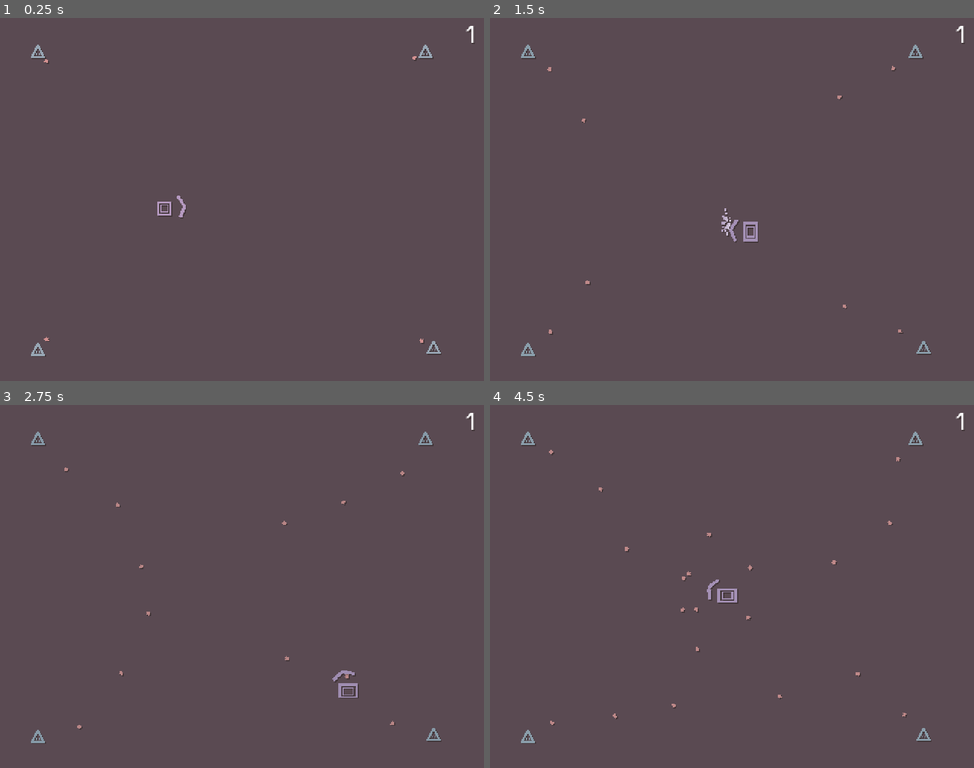
Above: before the commit, frames 1-4 (two rows, left to right).
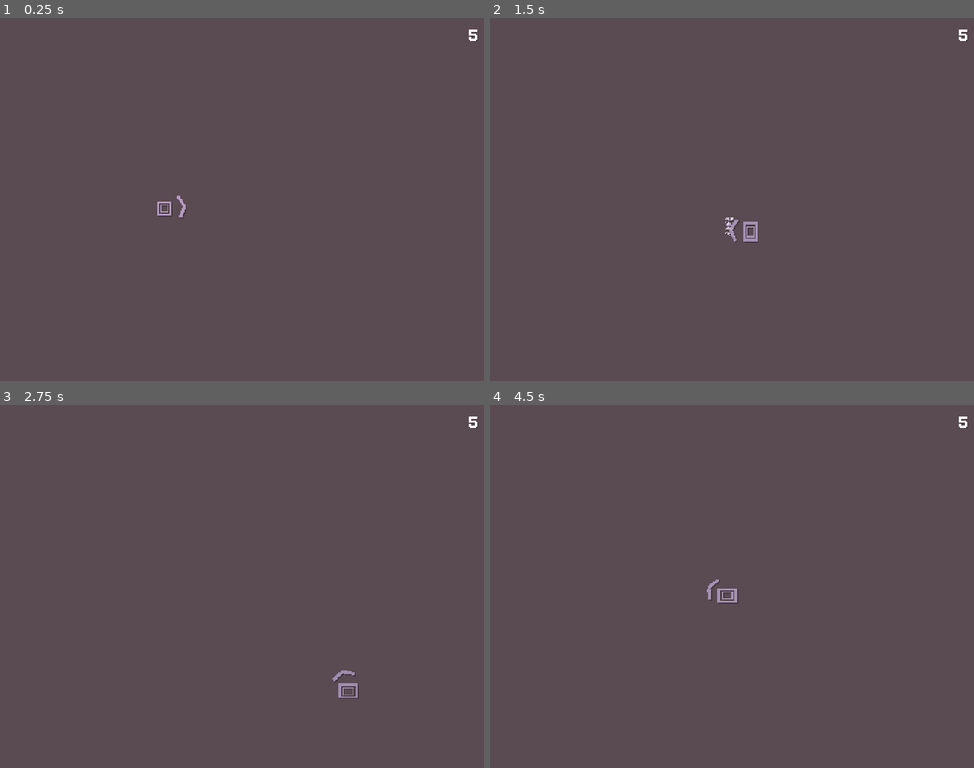
Above: after the commit, the same moments.

Repository: skibbl-dev/bisk-it-for-the-Ruscuit
Game: Godot game, scene res://scenes/game.tscn
Two runs of this game, one before a commit and one after it. Both use one fixed random seed, a clock stepped at 60 frames per second and the inputs below. This scene is started directly instead of the project's main scene. Sound files missing from this copy of the repository are replaced by a short silence.
Inputs (mouse positions are in pixels of both pictures, inside the frame that each line leads up to):
- Up to frame 1 (0.25 s): no input
- Up to frame 2 (1.5 s): move the mouse to (838, 181) at 0.52 s; hold D (right) 0.53-1.28 s; right-click (838, 181) at 0.6 s; move the mouse to (635, 217) at 1.27 s; hold S (down) from 1.28 s (still down); click (635, 217) at 1.35 s
- Up to frame 3 (2.75 s): move the mouse to (290, 506) at 2.02 s; release S (down) at 2.03 s; hold D (right) from 2.03 s (still down); right-click (290, 506) at 2.1 s
- Up to frame 4 (4.5 s): move the mouse to (707, 659) at 2.77 s; release D (right) at 2.78 s; hold W (up) 2.78-3.53 s; click (707, 659) at 2.85 s; move the mouse to (877, 640) at 3.52 s; hold A (left) from 3.53 s (still down); right-click (877, 640) at 3.6 s; move the mouse to (586, 532) at 4.27 s; click (586, 532) at 4.35 s

The runs differ from the first frame. In frame 1, 0.4% of the frame differs, in the area x 6-99%, y 2-94%; in frame 2, 0.5%; in frame 3, 0.5%; in frame 4, 0.6%.

Commit message:
slash animation + put peaberry font

Diff:
--- a/objects/Player.tscn
+++ b/objects/Player.tscn
@@ -38,6 +38,7 @@
 [sub_resource type="Animation" id="Animation_f6j3j"]
 resource_name = "attack"
 length = 0.17
+step = 0.01
 tracks/0/type = "value"
 tracks/0/imported = false
 tracks/0/enabled = true
@@ -61,6 +62,54 @@
 "transitions": PackedFloat32Array(1, 1),
 "update": 1,
 "values": [false, true]
+}
+tracks/2/type = "value"
+tracks/2/imported = false
+tracks/2/enabled = true
+tracks/2/path = NodePath("SlashParticles:emitting")
+tracks/2/interp = 1
+tracks/2/loop_wrap = true
+tracks/2/keys = {
+"times": PackedFloat32Array(0),
+"transitions": PackedFloat32Array(1),
+"update": 1,
+"values": [true]
+}
+tracks/3/type = "value"
+tracks/3/imported = false
+tracks/3/enabled = true
+tracks/3/path = NodePath("SlashParticles2:emitting")
+tracks/3/interp = 1
+tracks/3/loop_wrap = true
+tracks/3/keys = {
+"times": PackedFloat32Array(0.03),
+"transitions": PackedFloat32Array(1),
+"update": 1,
+"values": [true]
+}
+tracks/4/type = "value"
+tracks/4/imported = false
+tracks/4/enabled = true
+tracks/4/path = NodePath("SlashParticles3:emitting")
+tracks/4/interp = 1
+tracks/4/loop_wrap = true
+tracks/4/keys = {
+"times": PackedFloat32Array(0.04),
+"transitions": PackedFloat32Array(1),
+"update": 1,
+"values": [true]
+}
+tracks/5/type = "value"
+tracks/5/imported = false
+tracks/5/enabled = true
+tracks/5/path = NodePath("SlashParticles4:emitting")
+tracks/5/interp = 1
+tracks/5/loop_wrap = true
+tracks/5/keys = {
+"times": PackedFloat32Array(0.08),
+"transitions": PackedFloat32Array(1),
+"update": 1,
+"values": [true]
 }
 
 [sub_resource type="AnimationLibrary" id="AnimationLibrary_seukq"]
@@ -89,6 +138,13 @@
 scale_max = 2.0
 color_ramp = SubResource("GradientTexture1D_f6j3j")
 
+[sub_resource type="ParticleProcessMaterial" id="ParticleProcessMaterial_f6j3j"]
+particle_flag_disable_z = true
+radial_velocity_min = 32.43
+radial_velocity_max = 50.81
+gravity = Vector3(0, 0, 0)
+color_ramp = SubResource("GradientTexture1D_f6j3j")
+
 [node name="Player" type="CharacterBody2D" groups=["player"]]
 collision_mask = 0
 script = ExtResource("1_8ak8y")
@@ -113,6 +169,7 @@
 }
 
 [node name="Particles" type="GPUParticles2D" parent="WeaponPivot"]
+visible = false
 position = Vector2(18, 0)
 emitting = false
 amount = 40
@@ -132,8 +189,44 @@
 monitoring = false
 
 [node name="CollisionPolygon2D" type="CollisionPolygon2D" parent="WeaponPivot/Area2D"]
-polygon = PackedVector2Array(12, -11, 18, 0, 12, 11, 36, 13, 41, 0, 36, -13)
+polygon = PackedVector2Array(12, -11, 18, 0, 12, 11, 30, 13, 35, 0, 30, -13)
 disabled = true
+
+[node name="SlashParticles" type="GPUParticles2D" parent="WeaponPivot"]
+position = Vector2(20, -9)
+emitting = false
+amount = 40
+lifetime = 0.13
+one_shot = true
+explosiveness = 0.4
+process_material = SubResource("ParticleProcessMaterial_f6j3j")
+
+[node name="SlashParticles2" type="GPUParticles2D" parent="WeaponPivot"]
+position = Vector2(23, -4)
+emitting = false
+amount = 40
+lifetime = 0.13
+one_shot = true
+explosiveness = 0.4
+process_material = SubResource("ParticleProcessMaterial_f6j3j")
+
+[node name="SlashParticles3" type="GPUParticles2D" parent="WeaponPivot"]
+position = Vector2(23, 4)
+emitting = false
+amount = 40
+lifetime = 0.13
+one_shot = true
+explosiveness = 0.4
+process_material = SubResource("ParticleProcessMaterial_f6j3j")
+
+[node name="SlashParticles4" type="GPUParticles2D" parent="WeaponPivot"]
+position = Vector2(20, 9)
+emitting = false
+amount = 40
+lifetime = 0.13
+one_shot = true
+explosiveness = 0.4
+process_material = SubResource("ParticleProcessMaterial_f6j3j")
 
 [node name="hurtbox" type="Area2D" parent="."]
 collision_layer = 0
--- a/scenes/game.tscn
+++ b/scenes/game.tscn
@@ -6,8 +6,8 @@
 [ext_resource type="Script" uid="uid://cee2638n8ojsx" path="res://addons/conductor/conducted_animation_player.gd" id="2_p57ef"]
 [ext_resource type="Script" uid="uid://dx4i7rpif133h" path="res://scripts/enemy_spawner.gd" id="5_iywne"]
 [ext_resource type="PackedScene" uid="uid://nw5sp76j1edc" path="res://objects/waves/wave_0_0.tscn" id="6_gee14"]
-[ext_resource type="FontFile" uid="uid://foiic8me60qg" path="res://addons/Orbitron-VariableFont_wght.ttf" id="6_p57ef"]
 [ext_resource type="PackedScene" uid="uid://2yki4b8tm6sm" path="res://objects/waves/wave_0_1.tscn" id="7_0tnpc"]
+[ext_resource type="FontFile" uid="uid://b22qqium0hi82" path="res://assets/fonts/PeaberryBase.ttf" id="8_gee14"]
 
 [sub_resource type="Animation" id="Animation_gee14"]
 length = 0.001
@@ -118,10 +118,11 @@
 enemy_waves = Array[Array]([[ExtResource("6_gee14")], [ExtResource("7_0tnpc")]])
 
 [node name="WaveLabel" type="Label" parent="EnemySpawner"]
-offset_left = 354.0
-offset_right = 471.0
-offset_bottom = 31.0
-theme_override_fonts/font = ExtResource("6_p57ef")
-theme_override_font_sizes/font_size = 24
+offset_left = 357.0
+offset_top = 11.0
+offset_right = 474.0
+offset_bottom = 42.0
+theme_override_fonts/font = ExtResource("8_gee14")
+theme_override_font_sizes/font_size = 16
 text = "5"
 horizontal_alignment = 2
--- a/scripts/enemy_spawner.gd
+++ b/scripts/enemy_spawner.gd
@@ -7,6 +7,9 @@
 @onready var wave_label: Label = $WaveLabel
 
 func spawn_next_wave():
+	if(!enemy_waves.has(wave)):
+		return # IF TEHRE ARE NO MORE WAVES, JUST GIVE UP>
+
 	for child in Game.INSTANCE.bullet_container.get_children():
 		child.queue_free()
 	var new_wave = enemy_waves[wave].pick_random().instantiate()
Binary file added: assets/fonts/PeaberryBase.ttf
Not shown, added: assets/fonts/PeaberryBase.ttf.import
Not shown: 1 places in objects/Player.tscn that only renumber resources
